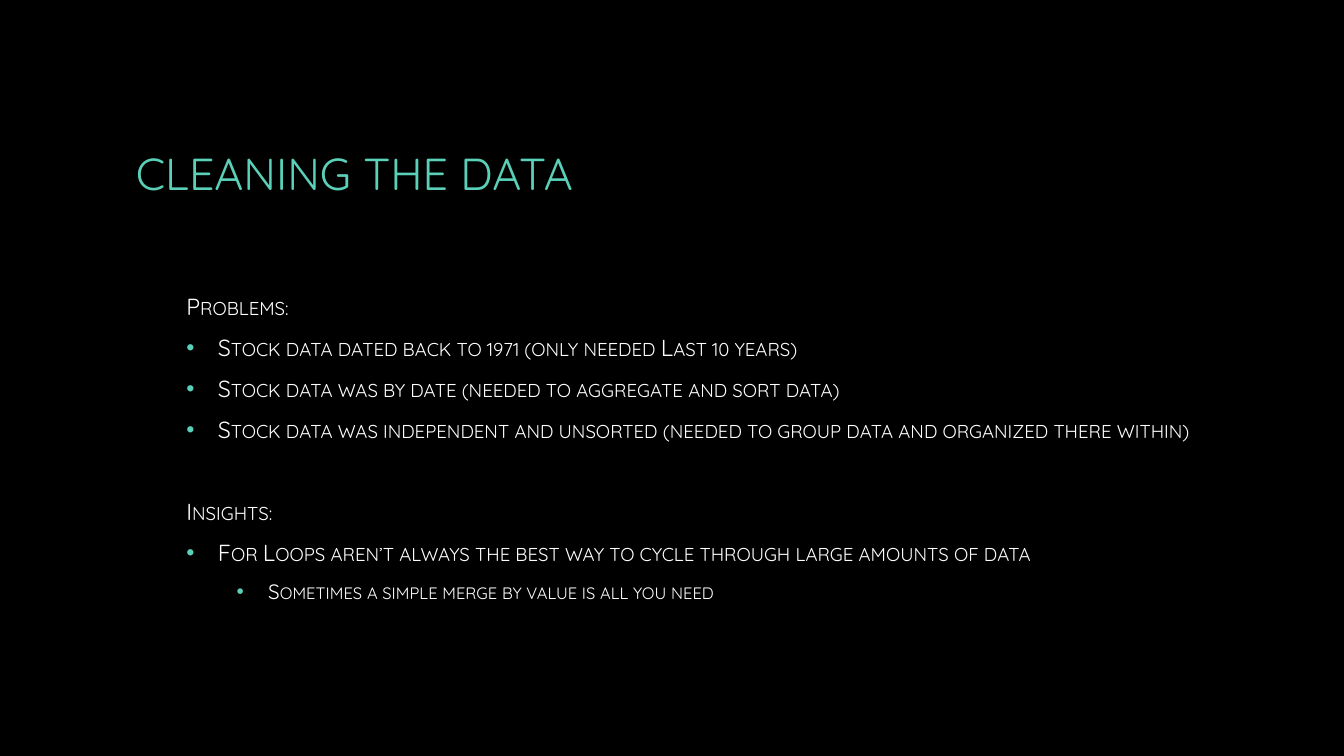
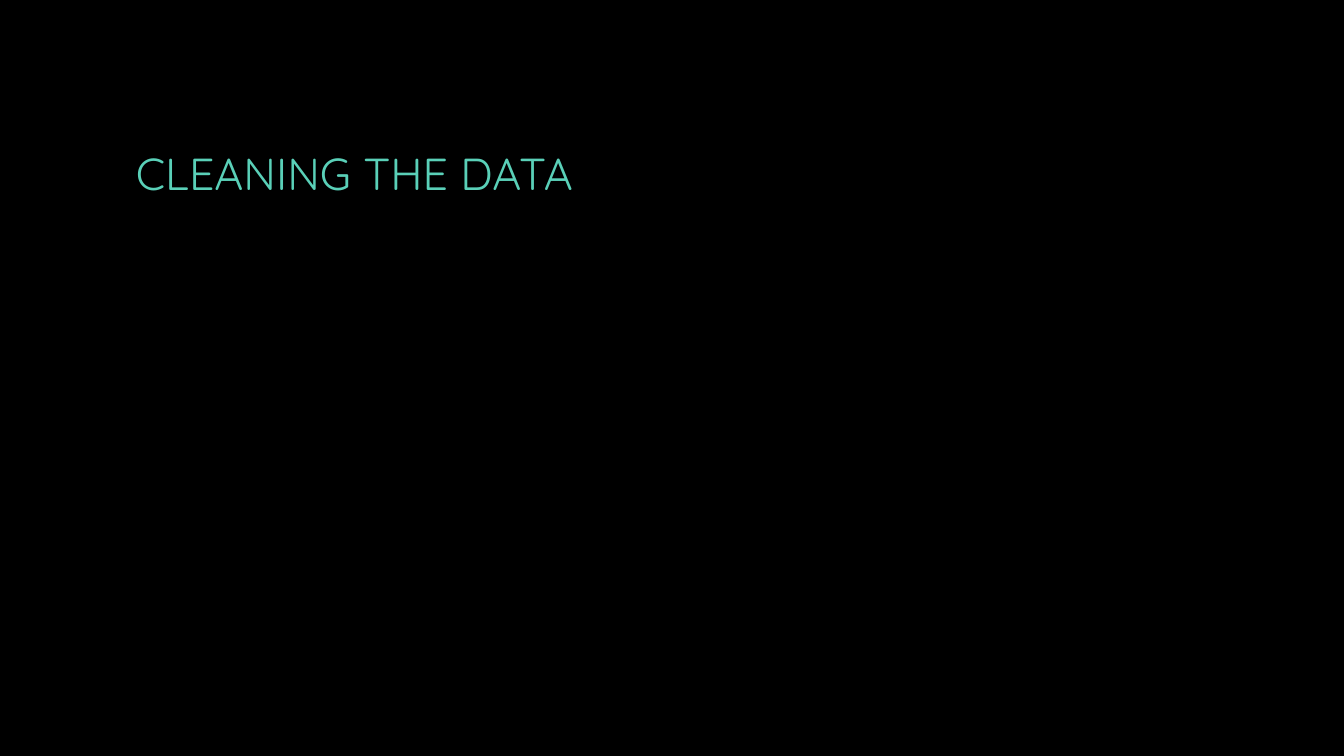
Before and after one commit to Scooters1206/Project-One, a slide deck: slide 4 of Working Files/Project1_Presentation.pptx. Drawn at 1344x756 pixels with LibreOffice and Linux fonts; fonts in the diff are those of the drawing; background and template pictures are left out. Boxes give left, top, right and bottom in pixels: in the first picture for what was removed or moved away, otherwise in the second. Text is boxed around its words. In the diff, an @@ line names an element or a change of style, - is before the commit and + after.

```diff
--- a/Working Files/Project1_Presentation.pptx
+++ b/Working Files/Project1_Presentation.pptx
@@ text removed at bbox=[286, 342, 1189, 599] @@
-  Problems:
-  • Stock data dated back to 1971 (only needed Last 10 years)
-  • Stock data was by date (needed to aggregate and sort data)
-  • Stock data was independent and unsorted (needed to group data and organized there within)
-  Insights:
-  • For Loops aren’t always the best way to cycle through large amounts of data
-    • Sometimes a simple merge by value is all you need
```
Also in this commit, not shown: 6 other slides changed, 3 other files.
